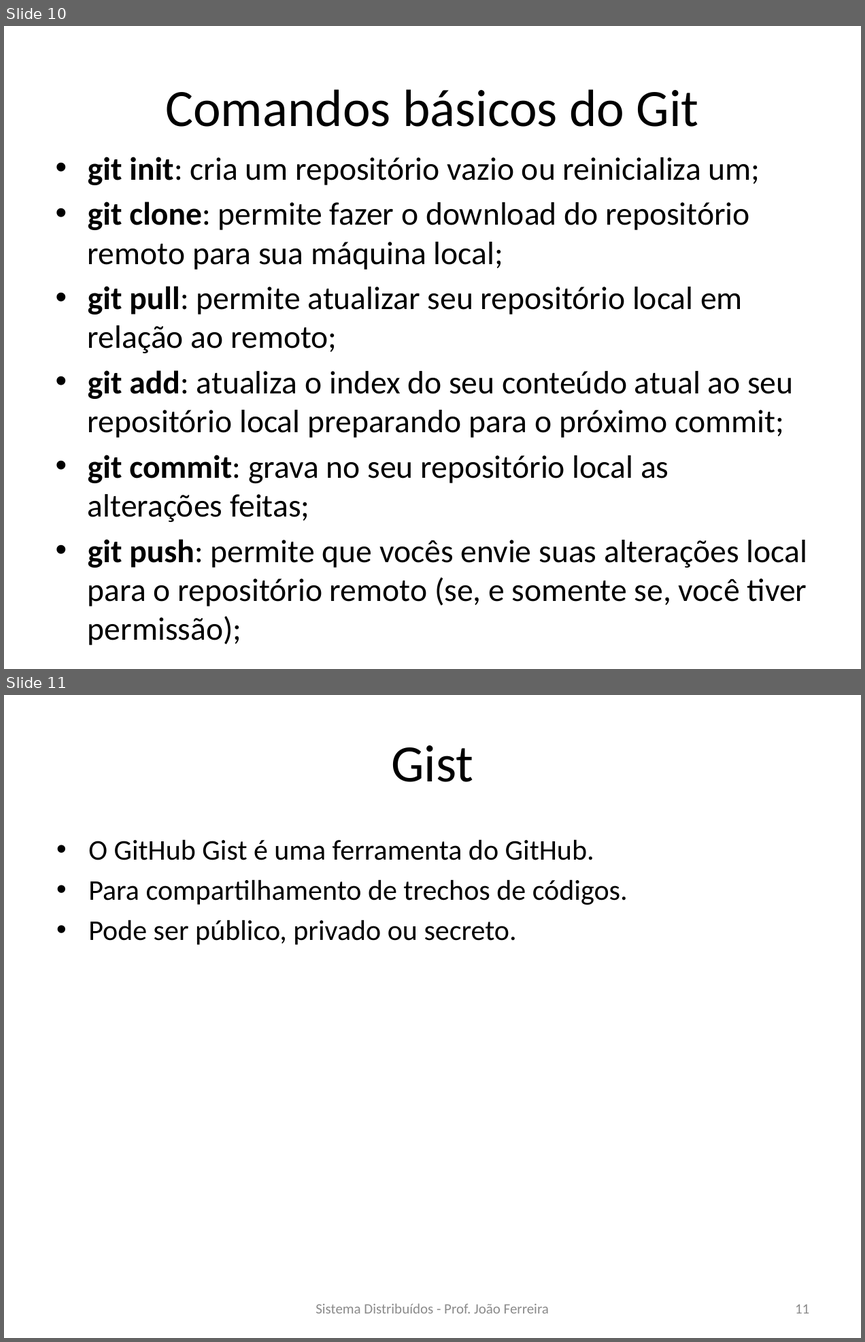
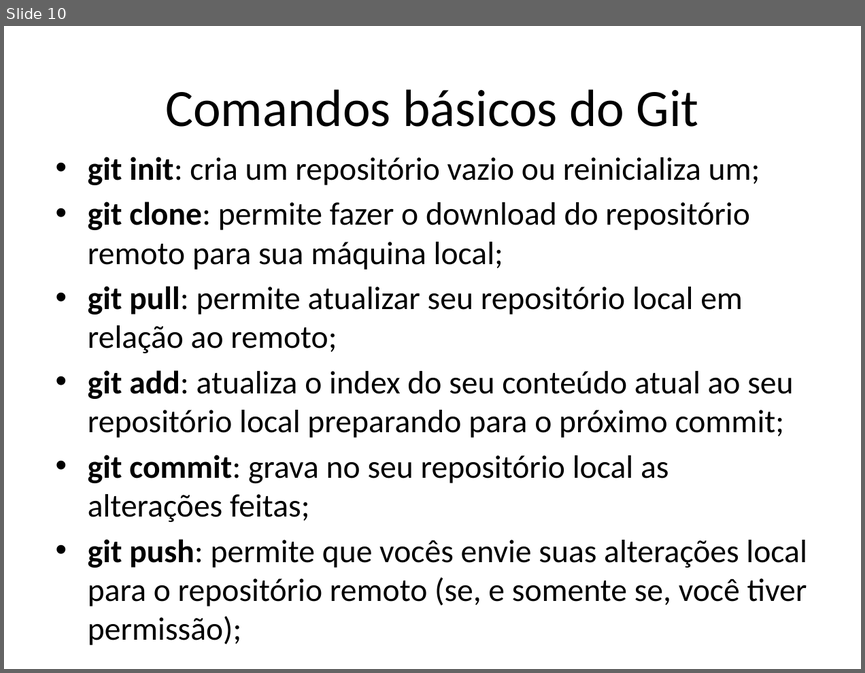
Before and after one commit to FernandoBCAraujo/Apresentacao-Git-e-GitHub, a slide deck: Apresentação Git e GitHub.pptx. Shown one above the other, each under a label of ours: slides 10 and 11 before the commit, slide 10 after it. The pictures are 865x1342 and 865x673 pixels, drawn with LibreOffice and Linux fonts; fonts in the diff are those of the drawing. Boxes give left, top, right and bottom in pixels: in the first picture for what was removed or moved away, otherwise in the second. Text is boxed around its words. In the diff, an @@ line names an element or a change of style, - is before the commit and + after.

Commit message:
Retirando Gist

```diff
--- a/Apresentação Git e GitHub.pptx
+++ b/Apresentação Git e GitHub.pptx
@@ slide 11 removed at [4,695,861,1338], background #FFFFFF @@
@@ title removed at [391,745,473,782] @@
-Gist
@@ text removed at [88,839,628,945] @@
-• O GitHub Gist é uma ferramenta do GitHub.
-• Para compartilhamento de trechos de códigos.
-• Pode ser público, privado ou secreto.
@@ text removed at [315,1303,549,1313] @@
-Sistema Distribuídos - Prof. João Ferreira
@@ page number removed at [795,1304,809,1313] @@
-11
```
Also in this commit, not shown: 1 slide changed, 1 other slide removed.
